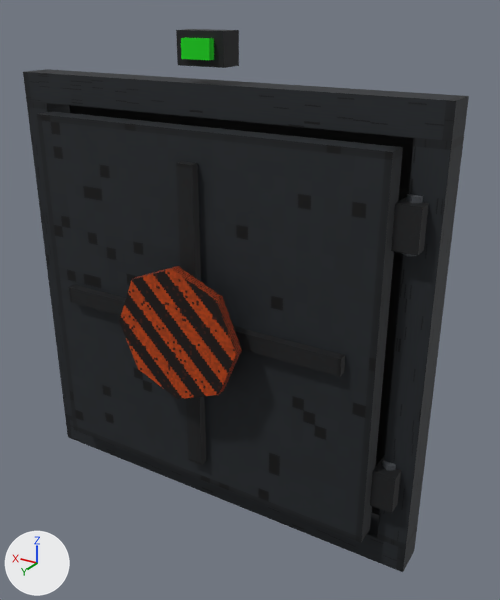
The glTF model web/public/models/maintenance_hatch.glb, before and after one commit.
The view is the same before and after, from a 50 mm camera at (-0.746, 1.145, 1.055) aimed at (-0.075, 0.026, 0.496). Lighting does not change. The marker at lower left points along +X, +Y and +Z. The older version comes first.

In view in the first picture: 'maintenance_hatch'.
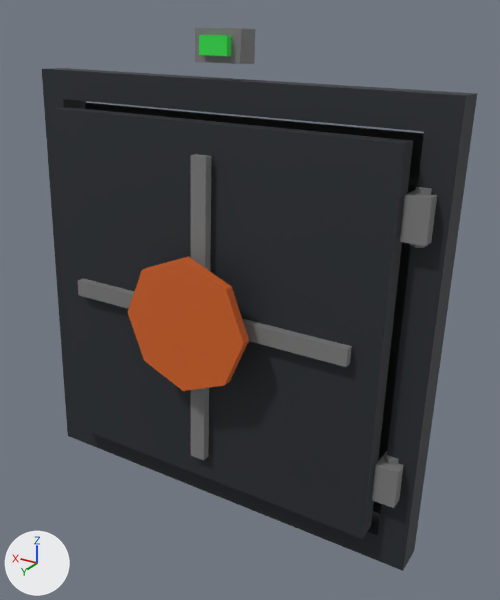
Changed parts and their boxes [x1, y1, x2, y2] in the pictures (500 x 600 px):
'maintenance_hatch', turned
    before: [23, 29, 469, 572]
    after: [42, 27, 477, 571]

The change, as a list of edits to the scene's bpy script:
```text
Change mat_mat_psx_industrial_hazard_casing_w45:
    remove n2 = _N.new('ShaderNodeMix'); n2.name = 'Mix'
    remove n2.data_type = 'RGBA'
    remove n2.blend_type = 'MULTIPLY'
    remove n2.inputs[0].default_value = 1.0  # 'Factor'
    remove n4 = _N.new('ShaderNodeTexImage'); n4.name = 'Image Texture'
    remove n4.image = img_ps1_atlas_w45_s42
    remove n4.interpolation = 'Closest'
    where n0 = _N.new('ShaderNodeBsdfPrincipled'); n0.name = 'Principled BSDF'
    where n3 = _N.new('ShaderNodeVertexColor'); n3.name = 'Color Attribute'
    remove _L.new(n2.outputs[2], n0.inputs[0])  # 'Result' to 'Base Color'
    remove _L.new(n3.outputs[0], n2.inputs[7])  # 'Color' to 'B'
    remove _L.new(n4.outputs[0], n2.inputs[6])  # 'Color' to 'A'
    add _L.new(n3.outputs[0], n0.inputs[0])  # 'Color' to 'Base Color'
Change ob_maintenance_hatch:
    ob_maintenance_hatch.rotation_euler: (0.0, 0.0, 0.0) -> (0.0575, 0.0, 0.0)  # degrees (0, 0, 0) -> degrees (3.3, 0, 0)
```
